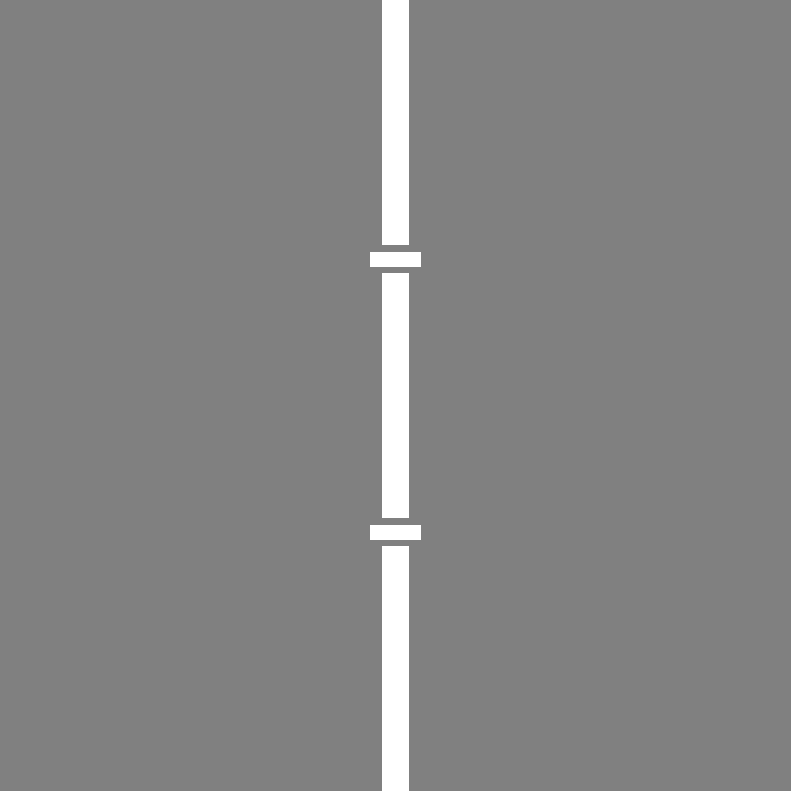
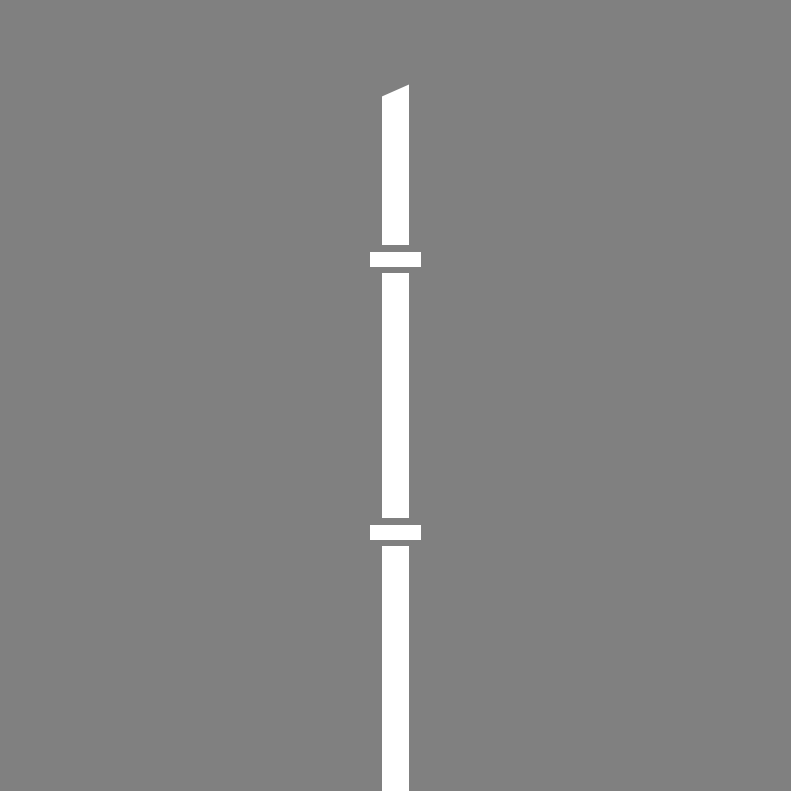
Before/after of a w=791, h=791 layered artwork. What changed in the layer stack:
painted on "图层 1", masked it over left=382, top=0, right=409, bottom=97
